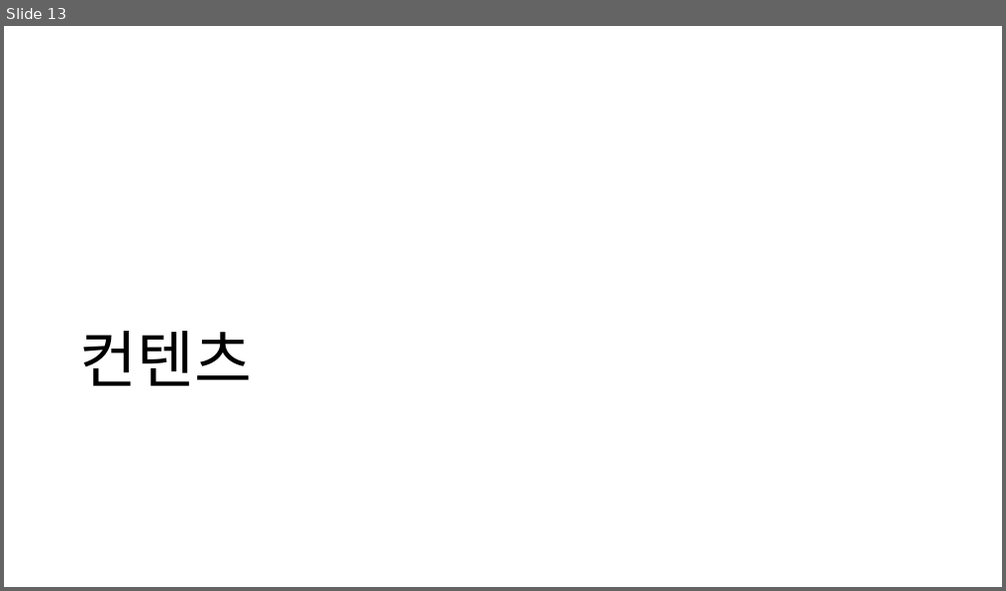
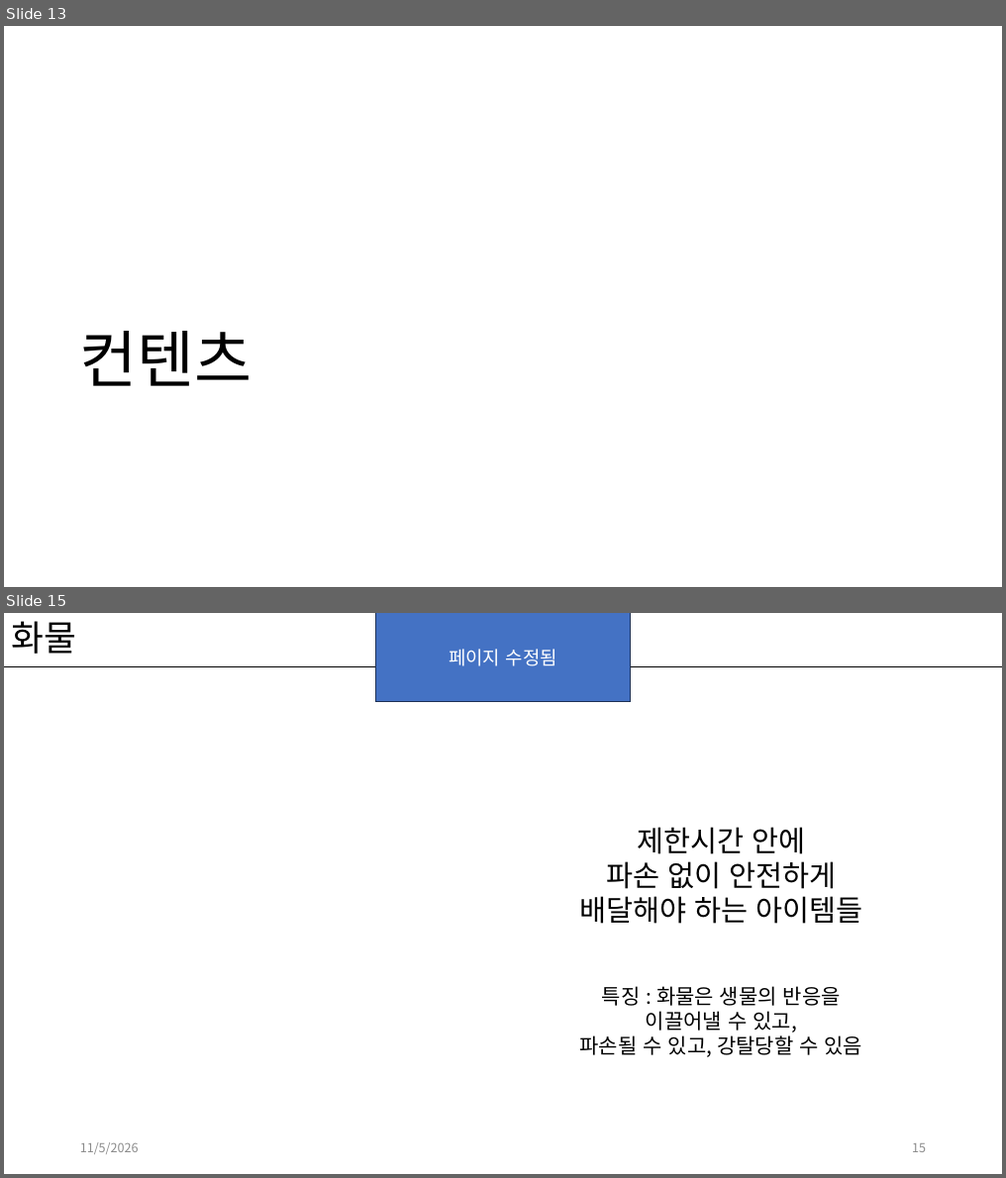
Before and after one commit to kwakyerin/2026_Graduation_Project, a slide deck: documents/HyunahKwon/01_works/01_designing/01_for_teammates/배트와 달트_기획.pptx. Shown one above the other, each under a label of ours: slide 13 before the commit, slides 13 and 15 after it; the slides between them are not shown. The pictures are 1006x591 and 1006x1178 pixels, drawn with LibreOffice and Linux fonts; fonts in the diff are those of the drawing. Boxes give left, top, right and bottom in pixels: in the first picture for what was removed or moved away, otherwise in the second. Text is boxed around its words. In the diff, an @@ line names an element or a change of style, - is before the commit and + after.

```diff
--- a/documents/HyunahKwon/01_works/01_designing/01_for_teammates/배트와 달트_기획.pptx
+++ b/documents/HyunahKwon/01_works/01_designing/01_for_teammates/배트와 달트_기획.pptx
@@ slide 15 added at (4, 613, 1002, 1174), background #FFFFFF @@
@@ title added at (12, 621, 77, 654), 34 pt, text #000000 @@
+화물
@@ rectangle added at (375, 613, 631, 701), fill #4472C4, outline #1E3256 1 pt, 18 pt, text #FFFFFF @@
+페이지 수정됨
@@ line added from (4, 666) to (1002, 666), #000000 1 pt @@
@@ text added at (579, 827, 863, 1058), 20 pt, text #000000 @@
+제한시간 안에
+파손 없이 안전하게
+배달해야 하는 아이템들
+특징 : 화물은 생물의 반응을
+이끌어낼 수 있고,
+파손될 수 있고, 강탈당할 수 있음
@@ text added at (80, 1143, 139, 1155), 12 pt, text #8C8C8C @@
+11/5/2026
@@ page number added at (912, 1144, 926, 1153), 12 pt, text #8C8C8C @@
+15
```
Also in this commit, not shown: 80 slides changed, 13 other slides added, 4 slides removed, 8 other files.
